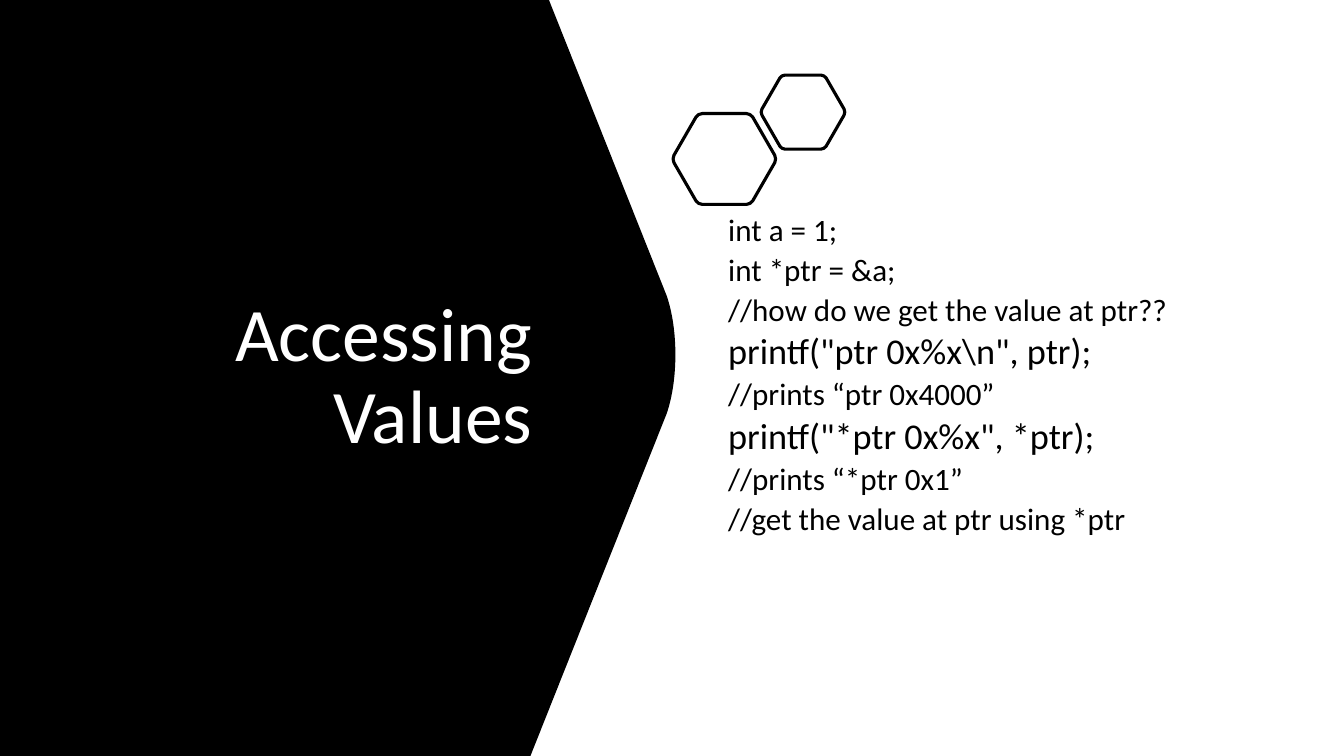
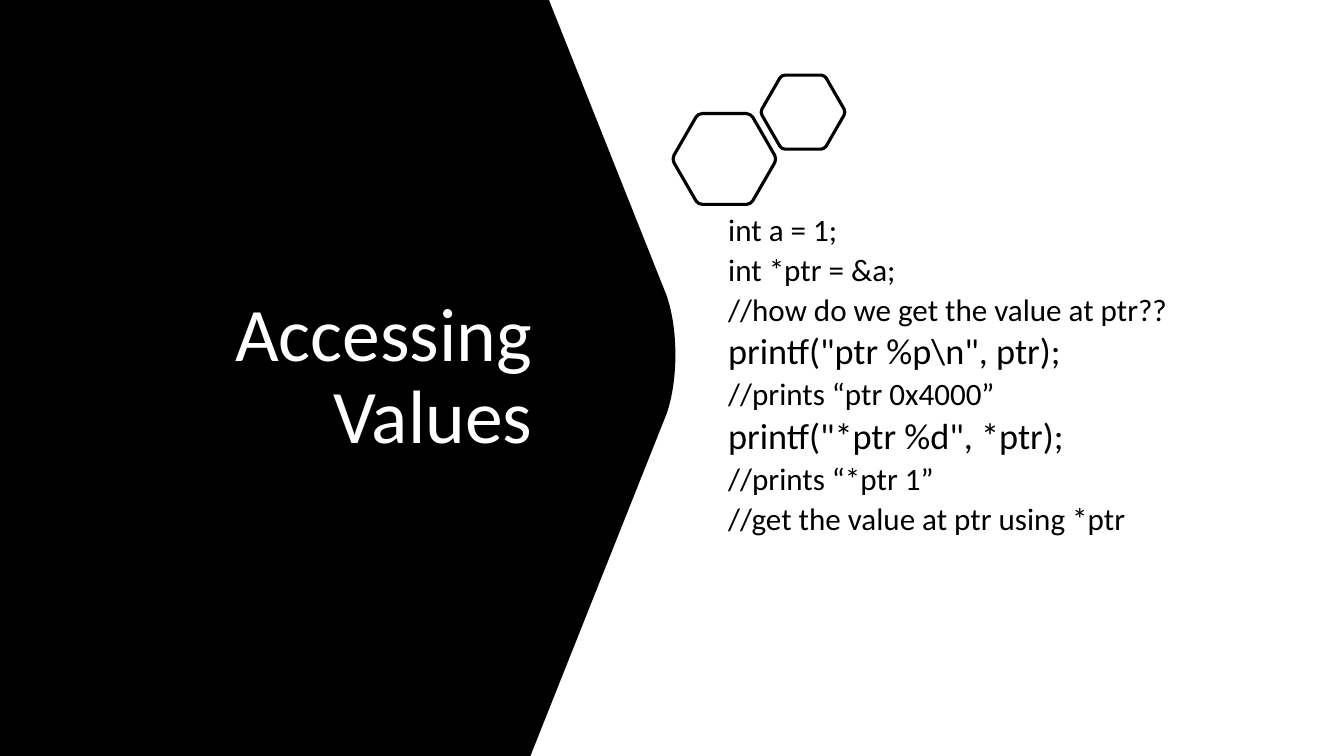
Before and after one commit to BlakeLazarine/SummerDesignInstitute, a slide deck: slide 7 of PointersLecture.pptx. Drawn at 1344x756 pixels with LibreOffice and Linux fonts; fonts in the diff are those of the drawing. Boxes give left, top, right and bottom in pixels: in the first picture for what was removed or moved away, otherwise in the second. Text is boxed around its words. In the diff, an @@ line names an element or a change of style, - is before the commit and + after.

```diff
--- a/PointersLecture.pptx
+++ b/PointersLecture.pptx
@@ text at (728,337,1060,370): text changed @@
-printf("ptr 0x%x\n", ptr);
+printf("ptr %p\n", ptr);
@@ text at (728,422,1063,495): text changed @@
-printf("*ptr 0x%x", *ptr);
-//prints “*ptr 0x1”
+printf("*ptr %d", *ptr);
+//prints “*ptr 1”
```
Also in this commit, not shown: 4 other slides changed, 4 slides added, 10 other files.
